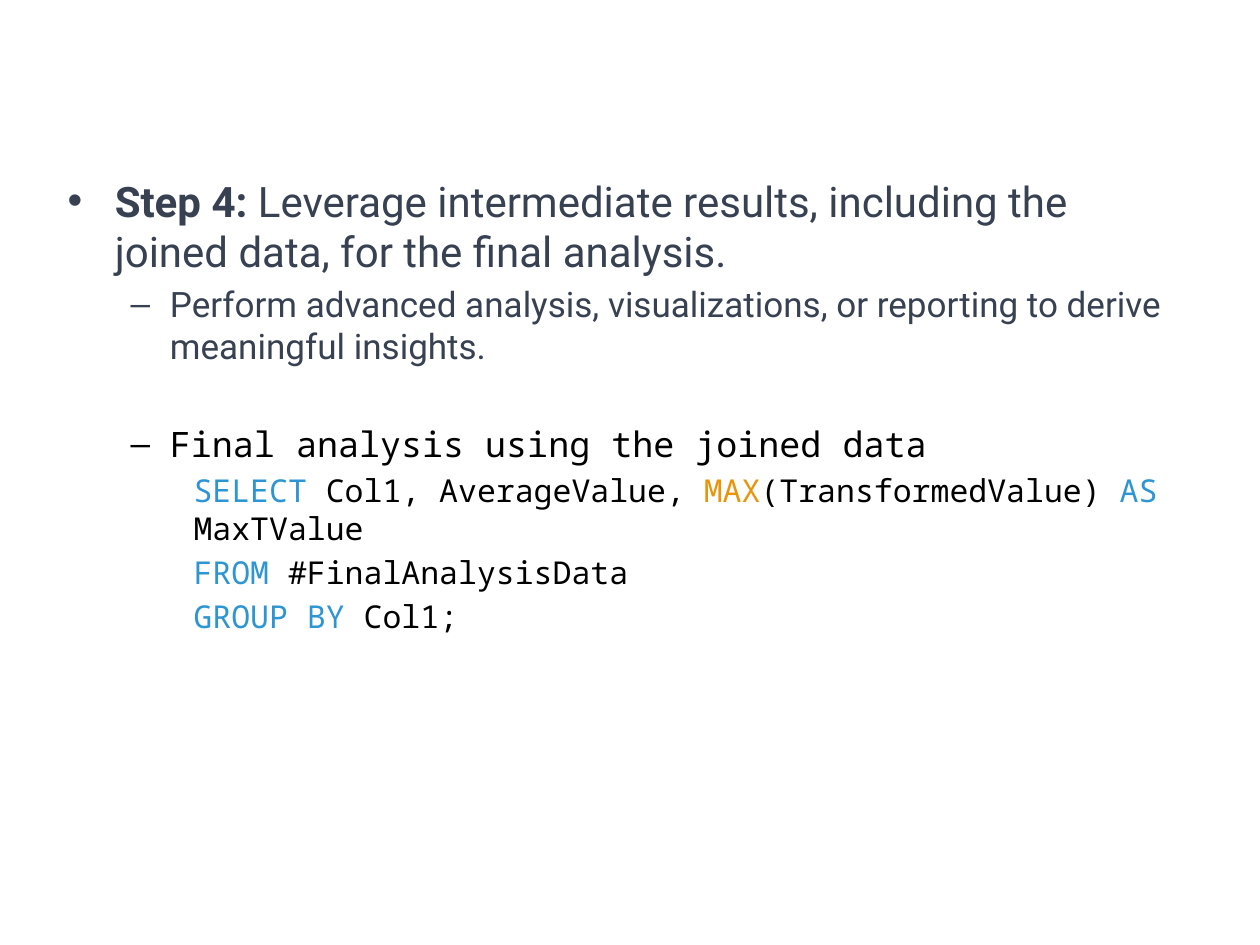
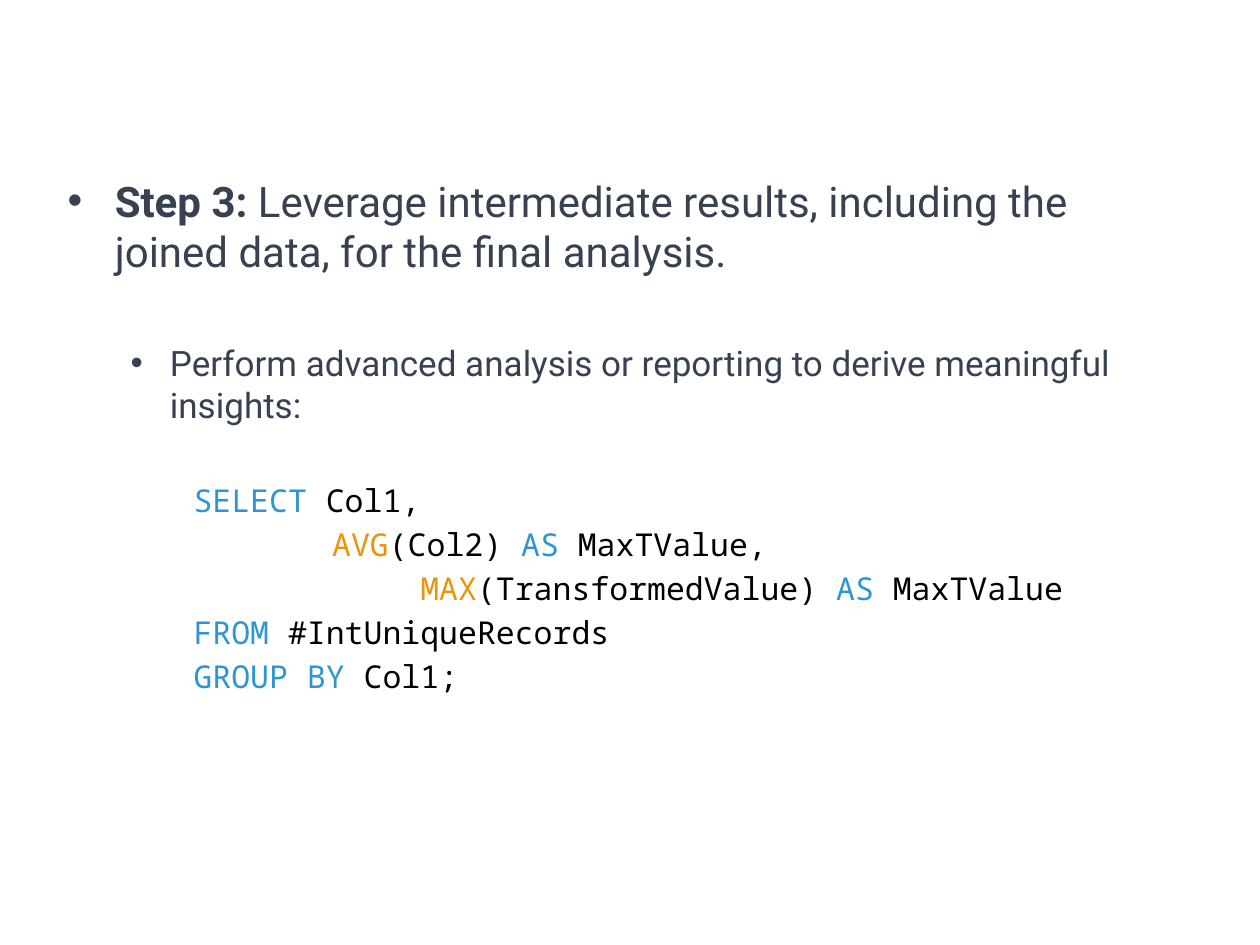
Before and after one commit to a099954/ABC-Program, a slide deck: slide 24 of SQL/Day 5 Temp Tables/Temp Tables SQL.pptx (slide 17 before the commit). Drawn at 1260x945 pixels with LibreOffice and Linux fonts; fonts in the diff are those of the drawing; background and template pictures are left out. Boxes give left, top, right and bottom in pixels: in the first picture for what was removed or moved away, otherwise in the second. Text is boxed around its words. In the diff, an @@ line names an element or a change of style, - is before the commit and + after.

```diff
--- a/SQL/Day 5 Temp Tables/Temp Tables SQL.pptx
+++ b/SQL/Day 5 Temp Tables/Temp Tables SQL.pptx
@@ text at (115, 185, 1109, 652): text changed; size 20 to 18 pt @@
-• Step 4: Leverage intermediate results, including the joined data, for the final analysis.
-  – Perform advanced analysis, visualizations, or reporting to derive meaningful insights.
-  – Final analysis using the joined data
-    SELECT Col1, AverageValue, MAX(TransformedValue) AS MaxTValue
-    FROM #FinalAnalysisData
+• Step 3: Leverage intermediate results, including the joined data, for the final analysis.
+  • Perform advanced analysis or reporting to derive meaningful insights:
+    SELECT Col1,
+    AVG(Col2) AS MaxTValue,
+    MAX(TransformedValue) AS MaxTValue
+    FROM #IntUniqueRecords
```
Also in this commit, not shown: 12 other slides changed, 9 slides added, 1 slide removed, 6 other files.
